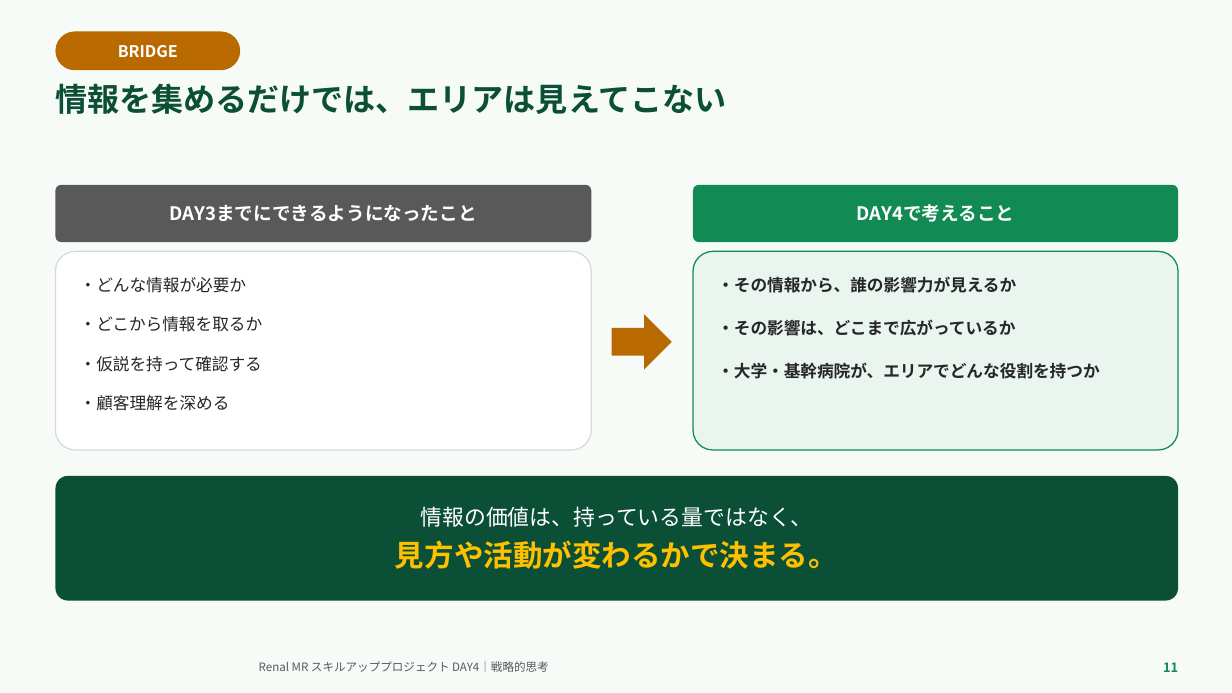
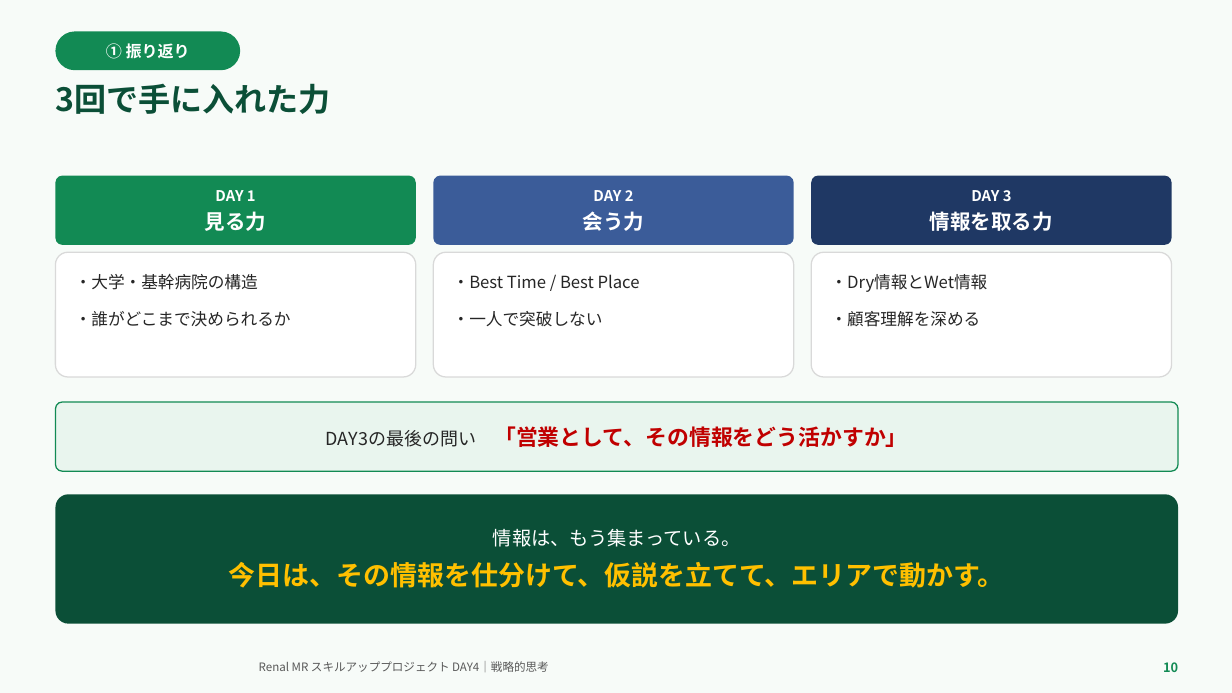
Before and after one commit to TAKUYA-1187/Claude, a slide deck: slide 10 of novartis_training/DAY4_ちょっと分かるだけで世界が変わる.pptx (slide 11 before the commit). Drawn at 1232x693 pixels with LibreOffice and Linux fonts; fonts in the diff are those of the drawing; background and template pictures are left out. Boxes give left, top, right and bottom in pixels: in the first picture for what was removed or moved away, otherwise in the second. Text is boxed around its words. In the diff, an @@ line names an element or a change of style, - is before the commit and + after.

```diff
--- a/novartis_training/DAY4_ちょっと分かるだけで世界が変わる.pptx
+++ b/novartis_training/DAY4_ちょっと分かるだけで世界が変わる.pptx
@@ rounded rectangle "① 振り返り" at [55, 31, 240, 70]: fill #B86A00 to #128A54 @@
@@ text in rounded rectangle at [106, 43, 190, 59]: text changed @@
-BRIDGE
+① 振り返り
@@ text at [55, 83, 330, 114]: text changed @@
-情報を集めるだけでは、エリアは見えてこない
+3回で手に入れた力
@@ rounded rectangle "DAY 1": place and size @@
-rounded rectangle "DAY 1" at [55, 185, 592, 242]
+rounded rectangle "DAY 1" at [55, 176, 416, 245]
@@ rounded rectangle "DAY 1" at [55, 176, 416, 245]: fill #595959 to #128A54 @@
@@ rounded rectangle added at [433, 176, 794, 245], fill #3B5C99, 11.5 pt, text #FFFFFF, bold @@
+DAY 2
+会う力
@@ rounded rectangle "DAY 3": place and size @@
-rounded rectangle "DAY 3" at [693, 251, 1178, 450]
+rounded rectangle "DAY 3" at [811, 176, 1172, 245]
@@ rounded rectangle "DAY 3" at [811, 176, 1172, 245]: vertical alignment top to middle; fill #E9F5EE to #1F3864; outline #128A54 1 pt to none @@
@@ text in rounded rectangle at [205, 190, 266, 231]: text changed; size 14.5 to 11.5 pt @@
-DAY3までにできるようになったこと
+DAY 1
+見る力
@@ rounded rectangle removed at [693, 185, 1178, 242] @@
-DAY4で考えること
@@ text in rounded rectangle at [930, 190, 1053, 231]: text changed; size 13 to 16 pt; text colour #262626 to #FFFFFF @@
-・その情報から、誰の影響力が見えるか
-・その影響は、どこまで広がっているか
-・大学・基幹病院が、エリアでどんな役割を持つか
+DAY 3
+情報を取る力
@@ rounded rectangle "・大学・基幹病院の構造": place and size @@
-rounded rectangle "・大学・基幹病院の構造" at [55, 251, 592, 450]
+rounded rectangle "・大学・基幹病院の構造" at [55, 252, 416, 377]
@@ rounded rectangle added at [433, 252, 794, 377], fill #FFFFFF, outline #D9D9D9 1 pt, 13 pt, text #262626 @@
+・Best Time / Best Place
+・一人で突破しない
@@ rounded rectangle added at [811, 252, 1172, 377], fill #FFFFFF, outline #D9D9D9 1 pt, 13 pt, text #262626 @@
+・Dry情報とWet情報
+・顧客理解を深める
@@ text in rounded rectangle at [75, 274, 291, 327]: text changed @@
-・どんな情報が必要か
-・どこから情報を取るか
-・仮説を持って確認する
-・顧客理解を深める
+・大学・基幹病院の構造
+・誰がどこまで決められるか
@@ right arrow removed at [612, 314, 672, 370] @@
@@ rounded rectangle added at [55, 402, 1178, 471], fill #E9F5EE, outline #128A54 1 pt, 17 pt, text #C00000, bold @@
+DAY3の最後の問い 「営業として、その情報をどう活かすか」
@@ rounded rectangle "情報は、もう集まっている。": place and size @@
-rounded rectangle "情報は、もう集まっている。" at [55, 476, 1178, 601]
+rounded rectangle "情報は、もう集まっている。" at [55, 494, 1178, 624]
@@ text in rounded rectangle at [229, 529, 1005, 588]: text changed; size 17 to 21 pt; text colour #FFFFFF to #FFC000; bold on @@
-情報の価値は、持っている量ではなく、
-見方や活動が変わるかで決まる。
+情報は、もう集まっている。
+今日は、その情報を仕分けて、仮説を立てて、エリアで動かす。
@@ text at [1163, 662, 1178, 672]: text changed @@
-11
+10
```
Also in this commit, not shown: 16 other slides changed, 10 slides added, 13 slides removed, 2 other files.
